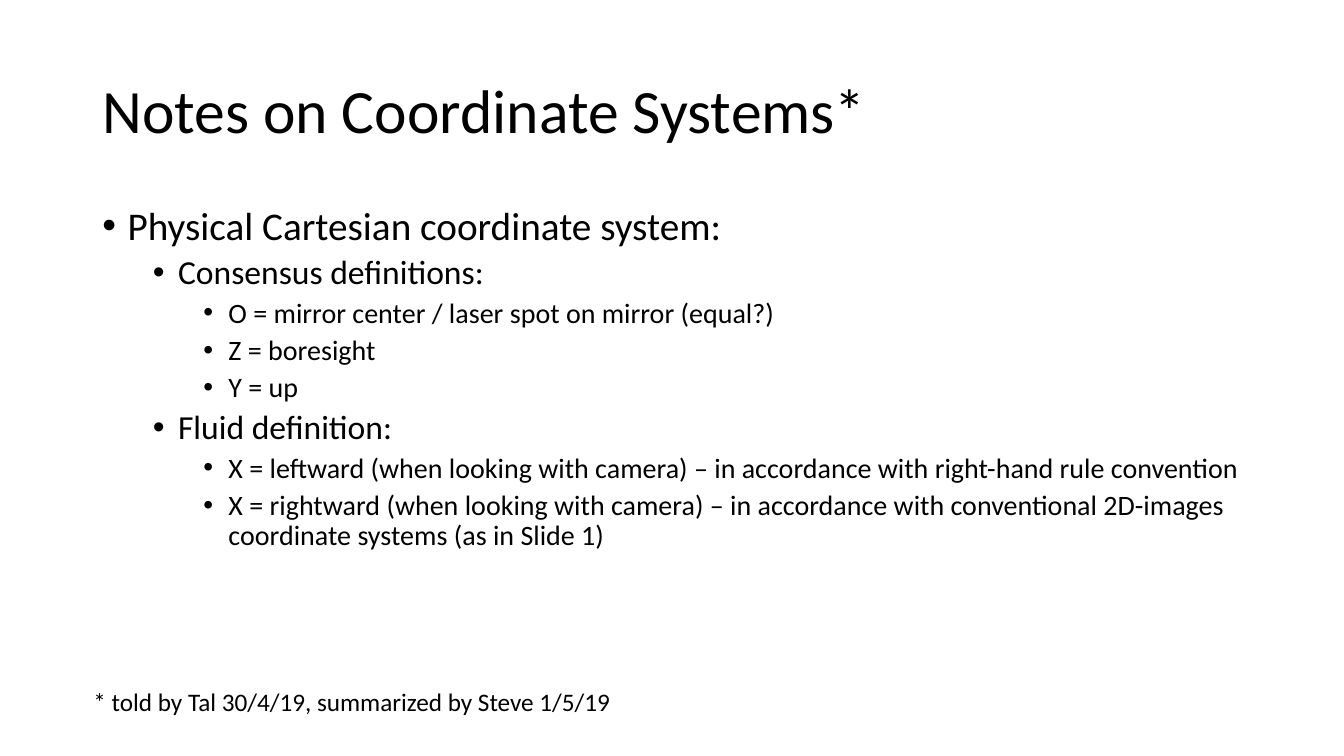
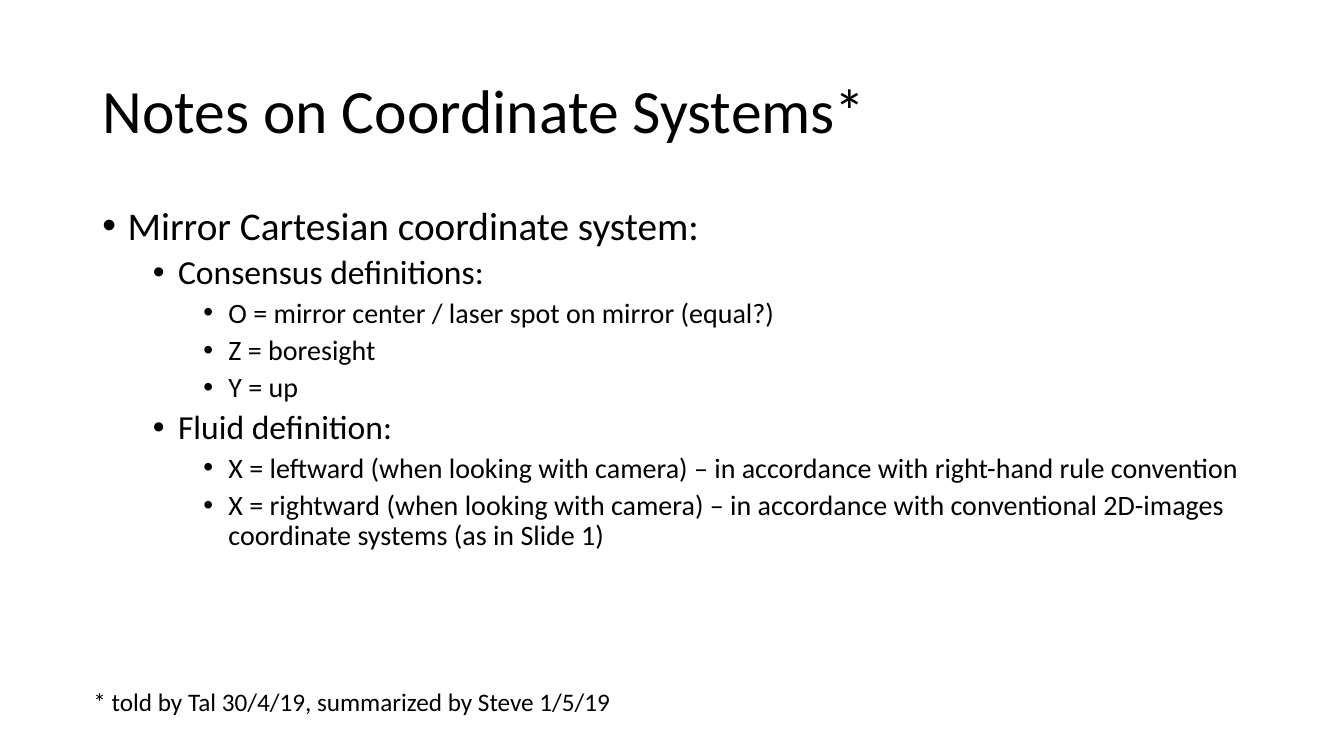
Before and after one commit to aangerma/algo_ivcam2, a slide deck: slide 2 of docs/misc/DESTangles.pptx. Drawn at 1344x756 pixels with LibreOffice and Linux fonts; fonts in the diff are those of the drawing. Boxes give left, top, right and bottom in pixels: in the first picture for what was removed or moved away, otherwise in the second. Text is boxed around its words. In the diff, an @@ line names an element or a change of style, - is before the commit and + after.

```diff
--- a/docs/misc/DESTangles.pptx
+++ b/docs/misc/DESTangles.pptx
@@ text at bbox=[128, 212, 699, 247]: text changed @@
-• Physical Cartesian coordinate system:
+• Mirror Cartesian coordinate system:
```
Also in this commit, not shown: 1 slide added.
